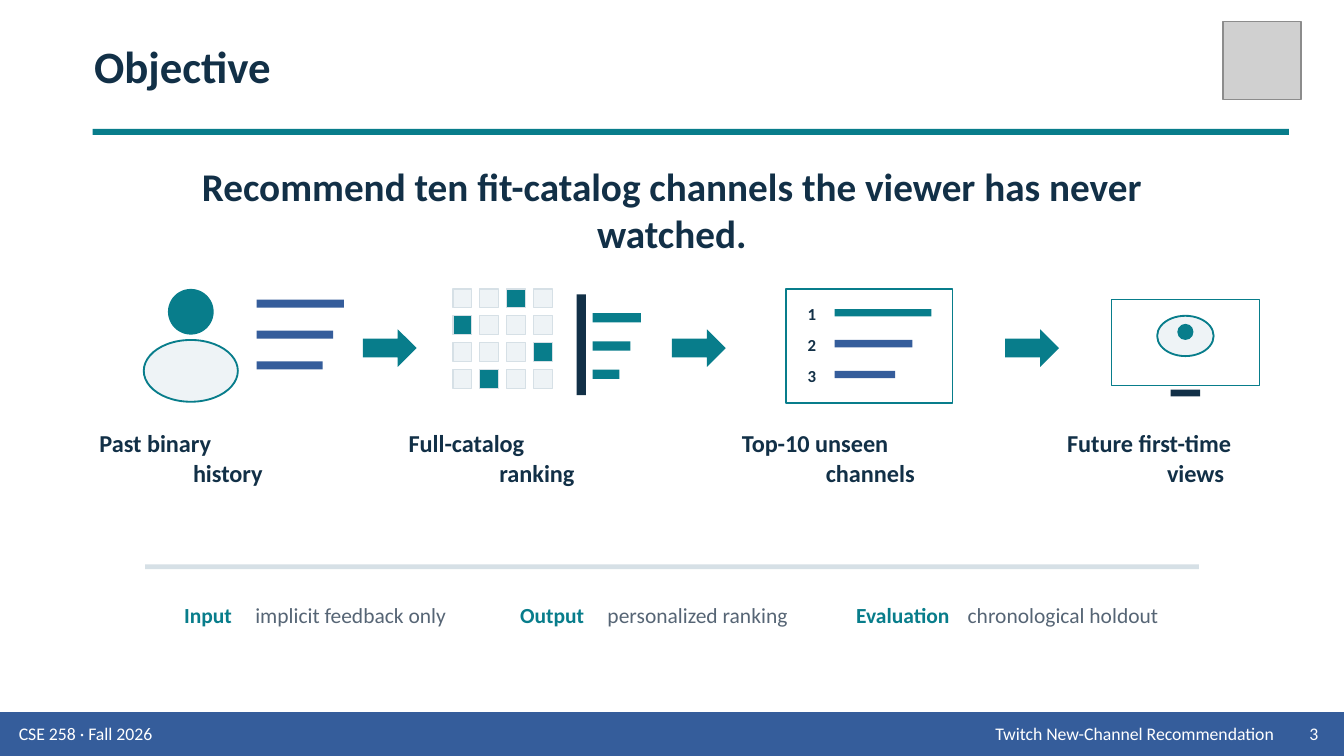
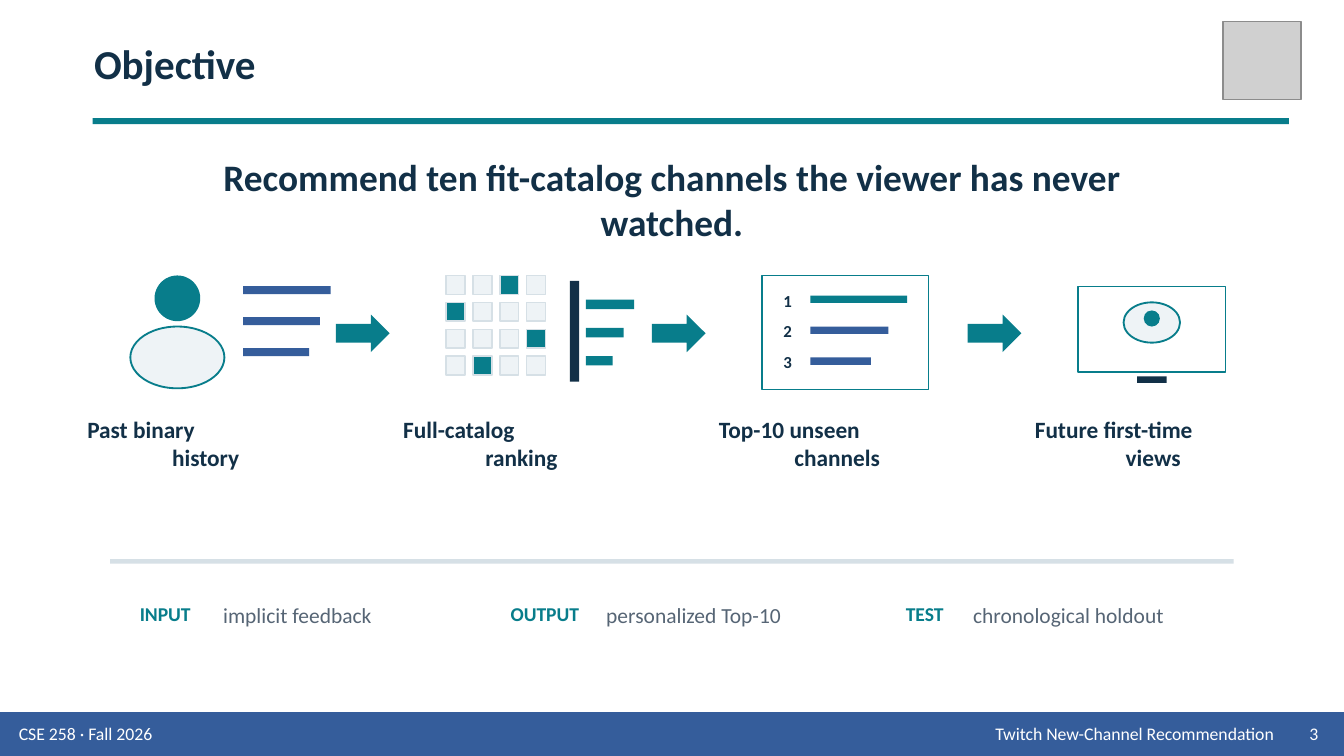
Before and after one commit to Wen-Chieh-Lo/You-know-who-did-God-did-, a slide deck: slide 3 of presentation/Group_9_Presentation_Twitch.pptx. Drawn at 1344x756 pixels with LibreOffice and Linux fonts; fonts in the diff are those of the drawing; grey boxes stand for pictures. Boxes give left, top, right and bottom in pixels: in the first picture for what was removed or moved away, otherwise in the second. Text is boxed around its words. In the diff, an @@ line names an element or a change of style, - is before the commit and + after.

```diff
--- a/presentation/Group_9_Presentation_Twitch.pptx
+++ b/presentation/Group_9_Presentation_Twitch.pptx
@@ text "Objective" at (94,50,256,86): size 24 to 22 pt; vertical alignment top to middle @@
@@ rectangle: place and size @@
-rectangle at (93,129,1289,134)
+rectangle at (93,118,1289,124)
@@ text "Recommend ten fit-catalog channels the ...": place and size @@
-text "Recommend ten fit-catalog channels the ..." at (202,173,1141,208)
+text "Recommend ten fit-catalog channels the ..." at (223,164,1120,198)
@@ text "Recommend ten fit-catalog channels the ..." at (223,164,1120,198): size 21 to 20 pt @@
@@ 4 rectangles, 3 texts, 1 right arrow: place and size @@
-4 rectangles, 3 texts, 1 right arrow at (363,289,953,403)
+4 rectangles, 3 texts, 1 right arrow at (336,276,929,390)
@@ right arrow: place and size @@
-right arrow at (672,329,726,367)
+right arrow at (652,314,706,352)
@@ 2 rectangles, 2 ellipses, 1 right arrow: place and size @@
-2 rectangles, 2 ellipses, 1 right arrow at (1005,300,1259,396)
+2 rectangles, 2 ellipses, 1 right arrow at (968,286,1226,383)
@@ 3 rectangles, 2 ellipses: place and size @@
-3 rectangles, 2 ellipses at (144,289,344,402)
+3 rectangles, 2 ellipses at (130,276,331,388)
@@ 20 rectangles: place and size @@
-20 rectangles at (453,289,641,395)
+20 rectangles at (446,276,634,382)
@@ text "Past binary history": place and size @@
-text "Past binary history" at (99,435,263,486)
+text "Past binary history" at (87,421,239,470)
@@ text "Full-catalog ranking": place and size @@
-text "Full-catalog ranking" at (409,435,574,486)
+text "Full-catalog ranking" at (403,421,557,470)
@@ text "Top-10 unseen channels": place and size @@
-text "Top-10 unseen channels" at (742,436,915,482)
+text "Top-10 unseen channels" at (719,422,879,466)
@@ size 13 to 12.5 pt in 4 elements at (403,421,557,470), (87,421,239,470), (719,422,879,466), (1035,421,1193,466) @@
@@ text "Future first-time views": place and size @@
-text "Future first-time views" at (1067,435,1231,482)
+text "Future first-time views" at (1035,421,1193,466)
@@ rectangle: place and size @@
-rectangle at (145,564,1199,570)
+rectangle at (110,559,1234,564)
@@ text at (140,608,191,621): text changed; size 11.5 to 10.5 pt @@
-Input
+INPUT
@@ text at (223,608,371,627): text changed @@
-implicit feedback only
+implicit feedback
@@ text at (511,608,579,621): text changed; size 11.5 to 10.5 pt @@
-Output
+OUTPUT
@@ text at (606,608,781,627): text changed @@
-personalized ranking
+personalized Top-10
@@ text at (906,608,944,621): text changed; size 11.5 to 10.5 pt @@
-Evaluation
+TEST
@@ text "chronological holdout": place and size @@
-text "chronological holdout" at (968,608,1158,627)
+text "chronological holdout" at (973,608,1164,627)
```
Also in this commit, not shown: 13 other slides changed, 1 slide added, 1 slide removed, 2 other files.
